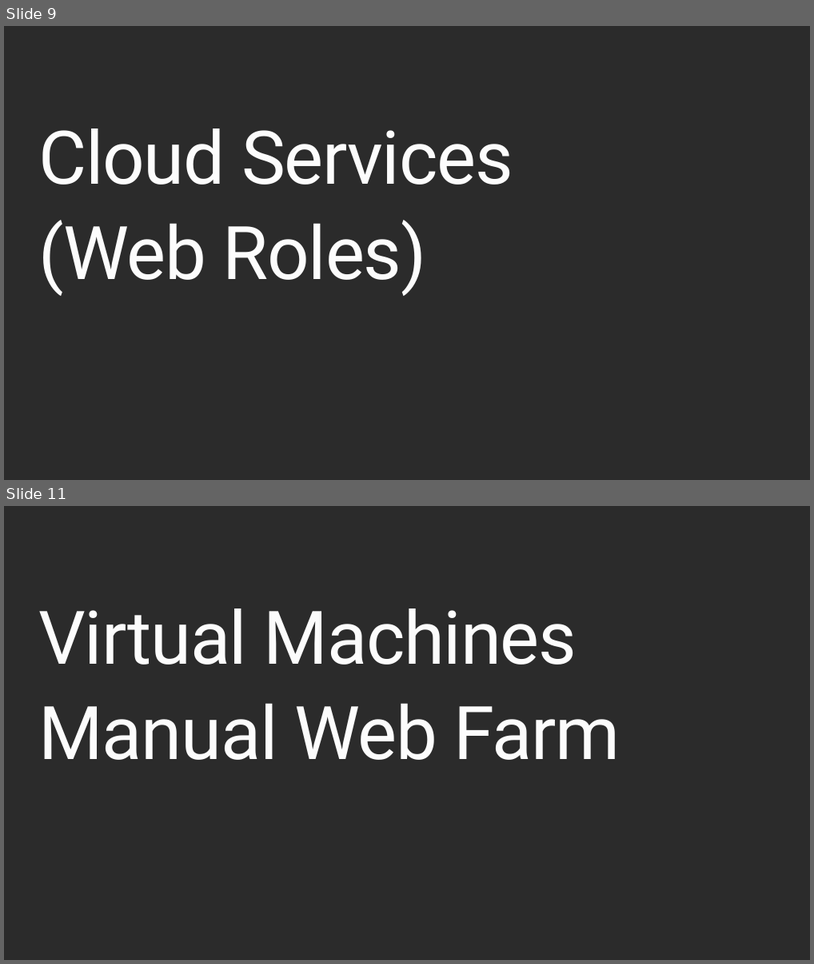
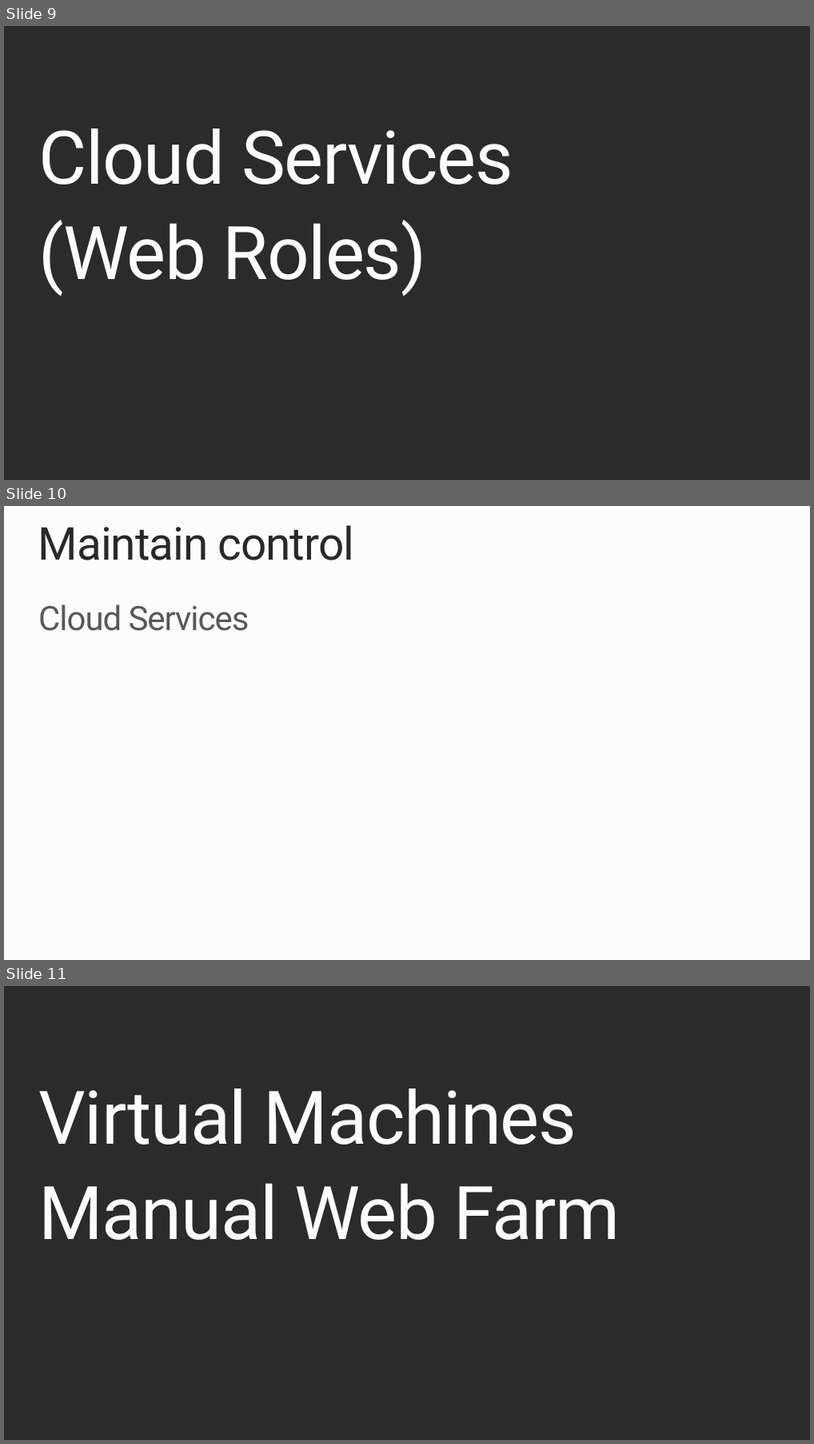
Before and after one commit to robdmoore/AzureWebAppsPresentation, a slide deck: Presentation.pptx. Shown one above the other, each under a label of ours: slides 9 and 11 before the commit, slides 9, 10 and 11 after it; the slides between them are not shown. The pictures are 814x964 and 814x1444 pixels, drawn with LibreOffice and Linux fonts; fonts in the diff are those of the drawing; background and template pictures are left out; a plain dark background stands for a picture behind light text. Boxes give left, top, right and bottom in pixels: in the first picture for what was removed or moved away, otherwise in the second. Text is boxed around its words. In the diff, an @@ line names an element or a change of style, - is before the commit and + after.

```diff
--- a/Presentation.pptx
+++ b/Presentation.pptx
@@ slide 10 added at (x1=4, y1=506, x2=810, y2=960), background #FCFCFC @@
@@ title added at (x1=38, y1=525, x2=354, y2=560), 54 pt, text #292929 @@
+Maintain control
@@ text added at (x1=38, y1=604, x2=250, y2=631), 40 pt, text #595959 @@
+Cloud Services
```
Also in this commit, not shown: 4 slides changed, 1 slide removed.
